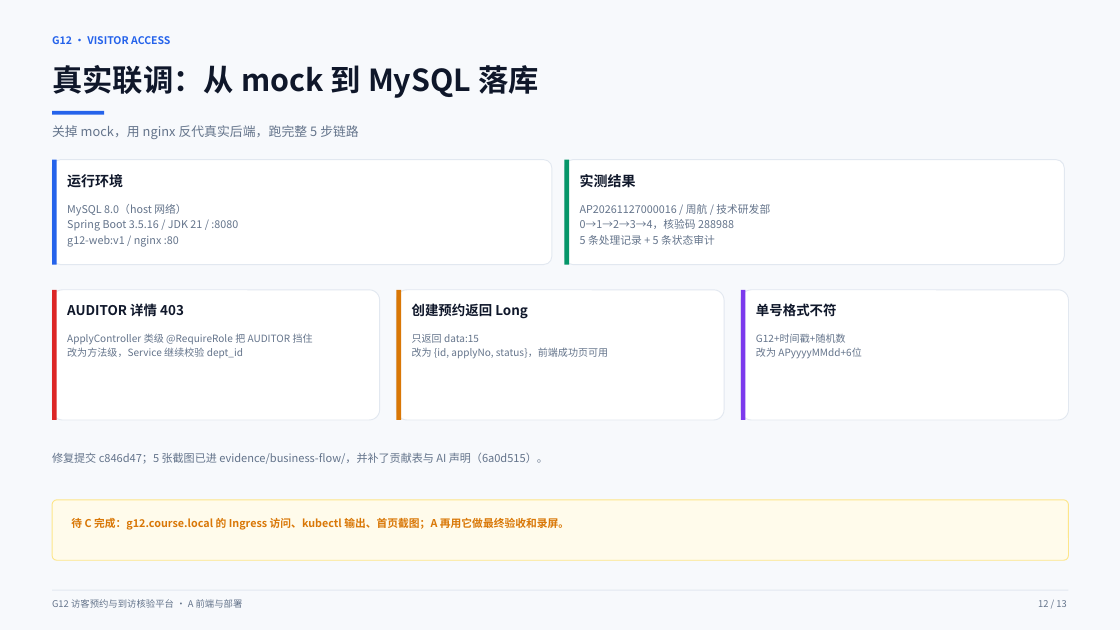
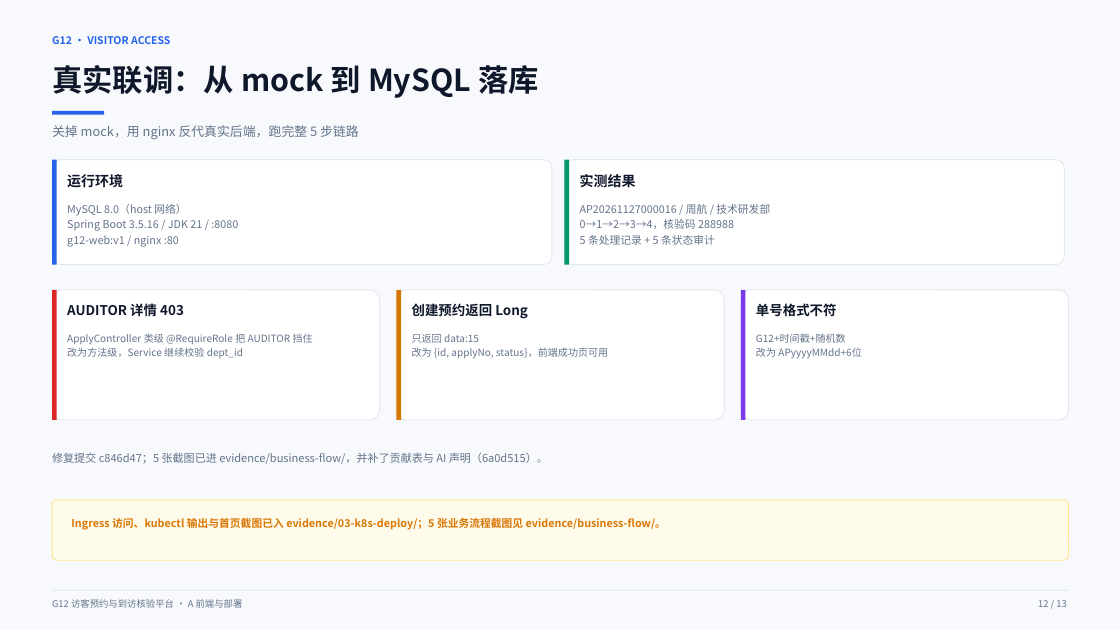
Before and after one commit to msy1409/G12-project, a slide deck: slide 12 of docs/G12-A-答辩PPT.pptx. Drawn at 1120x630 pixels with LibreOffice and Linux fonts; fonts in the diff are those of the drawing. Boxes give left, top, right and bottom in pixels: in the first picture for what was removed or moved away, otherwise in the second. Text is boxed around its words. In the diff, an @@ line names an element or a change of style, - is before the commit and + after.

Commit message:
docs(A): PPT 定稿口径修正（28 接口、k3s containerd 导入、验收已完成）并重导 PDF

```diff
--- a/docs/G12-A-答辩PPT.pptx
+++ b/docs/G12-A-答辩PPT.pptx
@@ text at [71,518,666,530]: text changed @@
-待 C 完成：g12.course.local 的 Ingress 访问、kubectl 输出、首页截图；A 再用它做最终验收和录屏。
+Ingress 访问、kubectl 输出与首页截图已入 evidence/03-k8s-deploy/；5 张业务流程截图见 evidence/business-flow/。
```
Also in this commit, not shown: 7 other slides changed, 1 other file.
